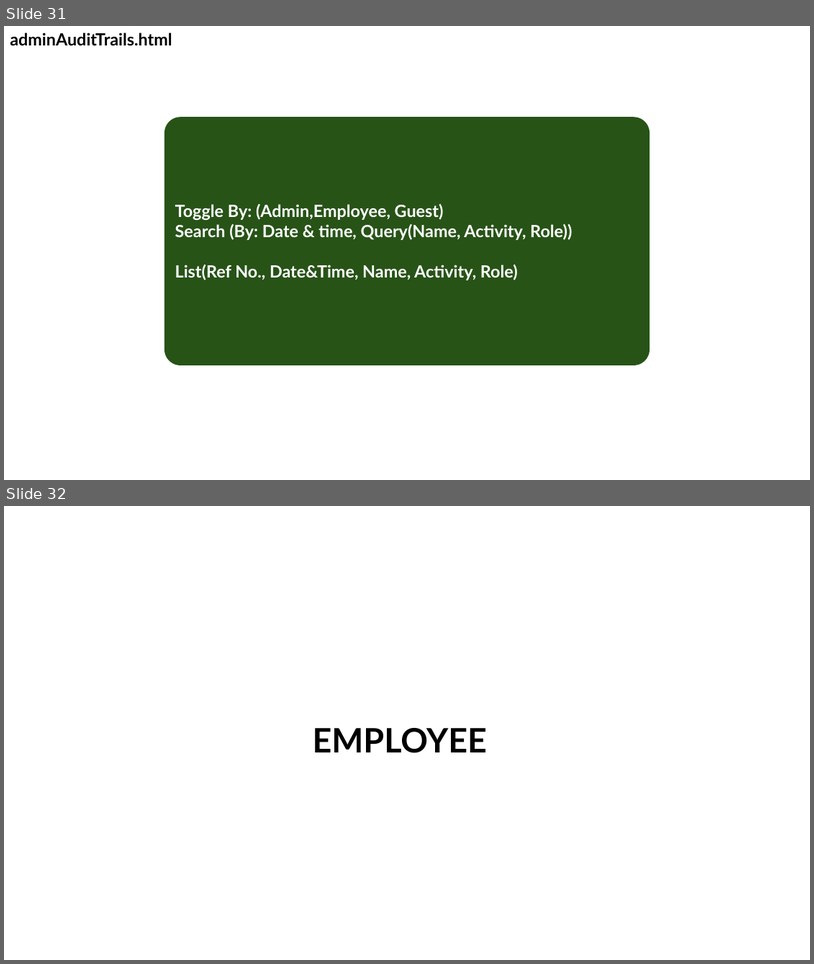
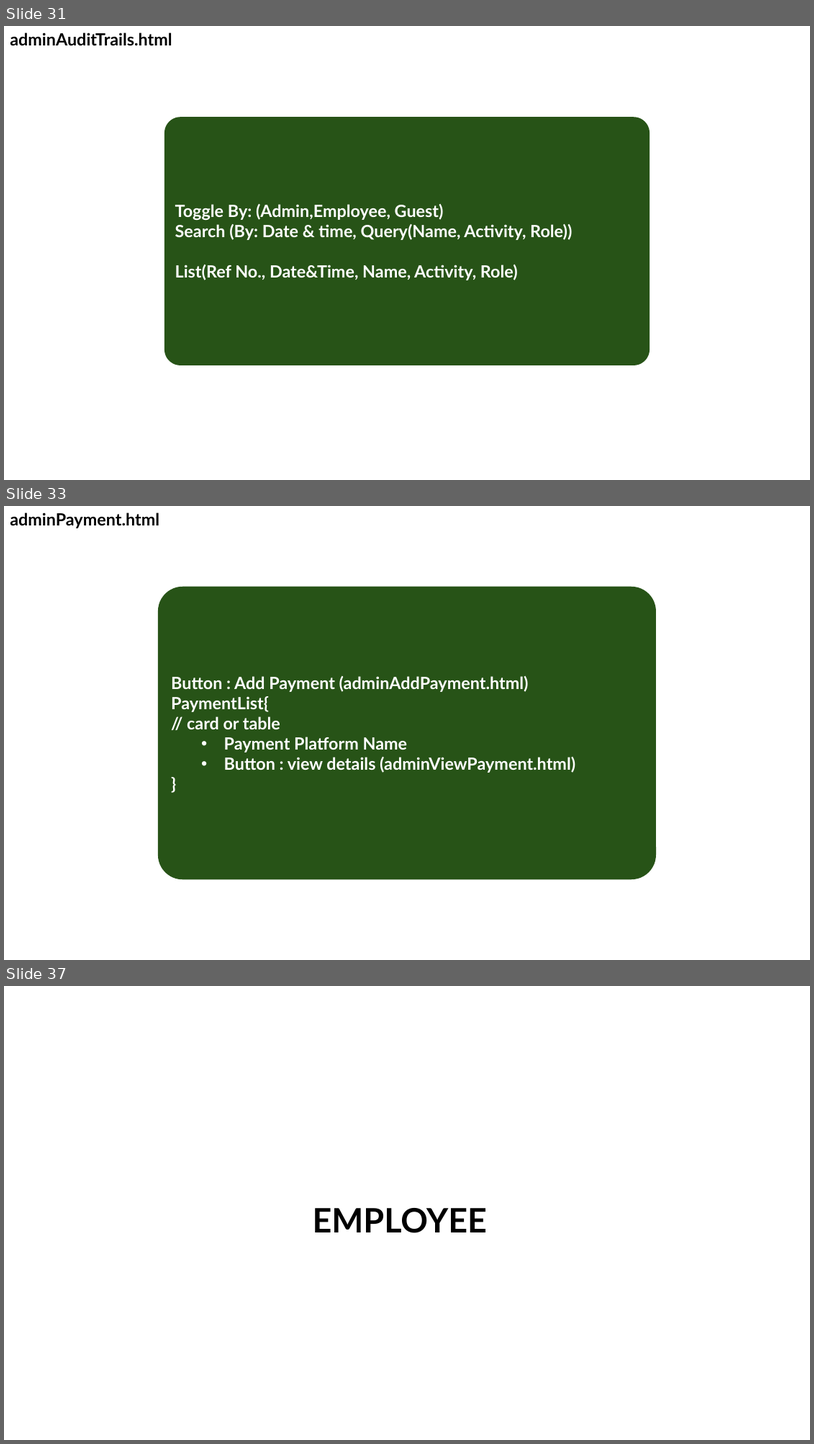
Before and after one commit to Booking-Resevation-Betcha-Homie-House/CAPSTONE-Development-Road-Map, a slide deck: betchaBooking-USECASE.pptx. Shown one above the other, each under a label of ours: slides 31 and 32 before the commit, slides 31, 33 and 37 after it; the slides between them are not shown. The pictures are 814x964 and 814x1444 pixels, drawn with LibreOffice and Linux fonts; fonts in the diff are those of the drawing. Boxes give left, top, right and bottom in pixels: in the first picture for what was removed or moved away, otherwise in the second. Text is boxed around its words. In the diff, an @@ line names an element or a change of style, - is before the commit and + after.

```diff
--- a/betchaBooking-USECASE.pptx
+++ b/betchaBooking-USECASE.pptx
@@ slide 33 added at bbox=[4, 506, 810, 960], background #FFFFFF @@
@@ text added at bbox=[10, 512, 160, 528], 20 pt, text #000000, bold @@
+adminPayment.html
@@ rounded rectangle added at bbox=[158, 587, 657, 879], fill #275417, 20 pt, text #FFFFFF, bold @@
+Button : Add Payment (adminAddPayment.html)
+PaymentList{
+// card or table
+  • Payment Platform Name
+  • Button : view details (adminViewPayment.html)
+}
@@ what was slide 32 is now slide 37 @@
```
Also in this commit, not shown: 2 slides changed, 4 other slides added, 1 other file.
